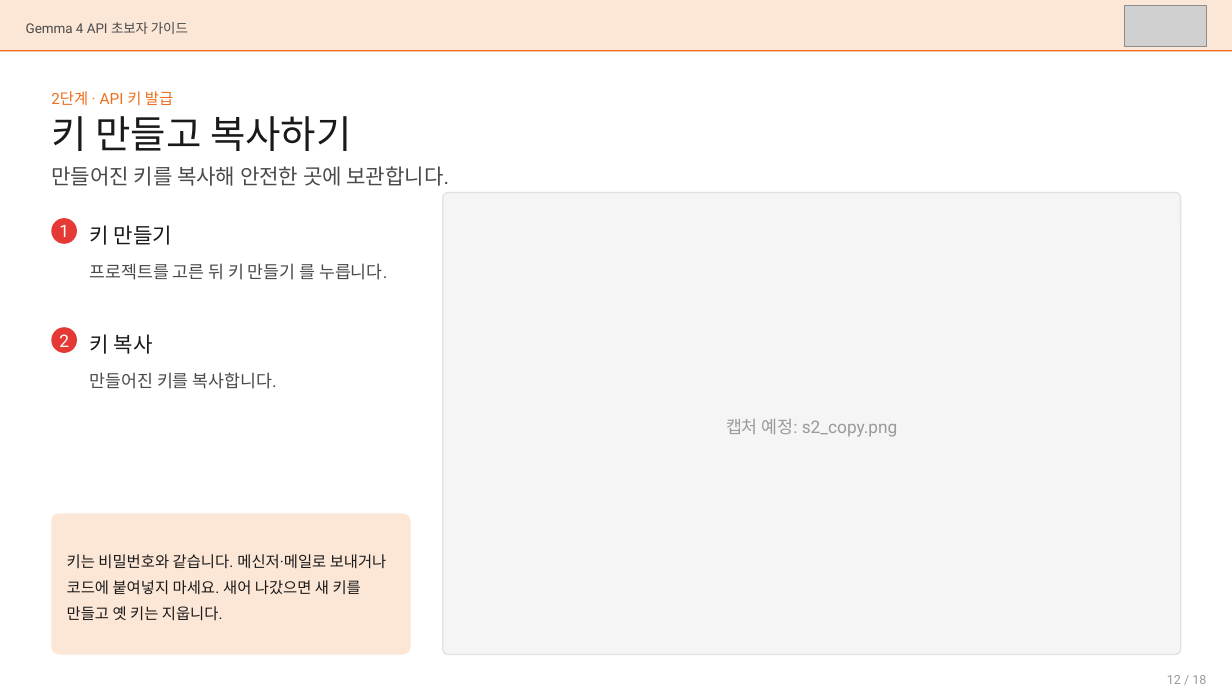
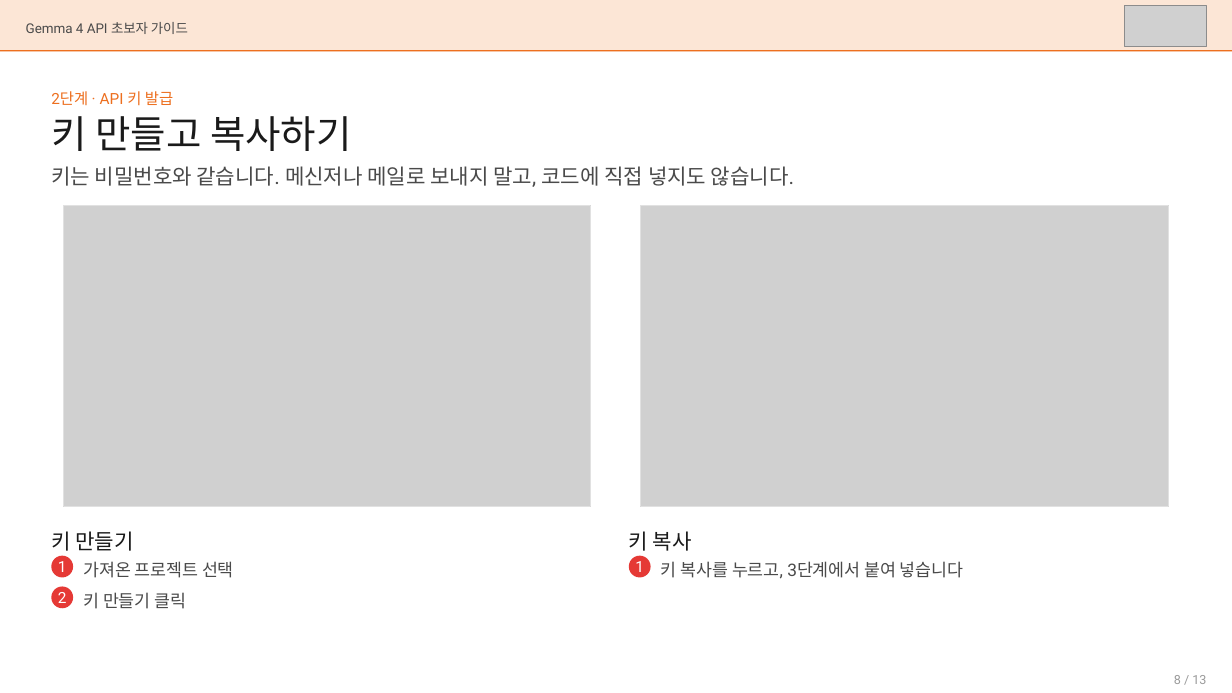
Before and after one commit to mulgae-life/ai-infra, a slide deck: slide 8 of agent-guide/docs/Gemma4_API_초보자_가이드.pptx (slide 12 before the commit). Drawn at 1232x693 pixels with LibreOffice and Linux fonts; fonts in the diff are those of the drawing; grey boxes stand for pictures. Boxes give left, top, right and bottom in pixels: in the first picture for what was removed or moved away, otherwise in the second. Text is boxed around its words. In the diff, an @@ line names an element or a change of style, - is before the commit and + after.

```diff
--- a/agent-guide/docs/Gemma4_API_초보자_가이드.pptx
+++ b/agent-guide/docs/Gemma4_API_초보자_가이드.pptx
@@ text at <box>51,166,794,187</box>: text changed @@
-만들어진 키를 복사해 안전한 곳에 보관합니다.
+키는 비밀번호와 같습니다. 메신저나 메일로 보내지 말고, 코드에 직접 넣지도 않습니다.
@@ picture added at <box>64,205,591,506</box> @@
@@ rectangle added at <box>64,205,591,506</box>, outline #E1E1E1 1 pt @@
@@ rounded rectangle removed at <box>443,192,1181,654</box> @@
@@ picture added at <box>641,205,1169,506</box> @@
@@ rectangle added at <box>641,205,1169,506</box>, outline #E1E1E1 1 pt @@
@@ text removed at <box>90,263,387,280</box> @@
-프로젝트를 고른 뒤 키 만들기 를 누릅니다.
@@ text removed at <box>90,372,277,389</box> @@
-만들어진 키를 복사합니다.
@@ text removed at <box>726,419,898,437</box> @@
-캡처 예정: s2_copy.png
@@ text "키 만들기": place and size @@
-text "키 만들기" at <box>90,225,172,245</box>
+text "키 만들기" at <box>51,531,133,551</box>
@@ text "키 만들기" at <box>51,531,133,551</box>: vertical alignment middle to top @@
@@ rounded rectangle removed at <box>52,514,411,655</box> @@
@@ text "키 복사" at <box>629,531,692,551</box>: vertical alignment middle to top @@
@@ text "키 복사": place and size @@
-text "키 복사" at <box>90,334,153,354</box>
+text "키 복사" at <box>629,531,692,551</box>
@@ text "1": place and size @@
-text "1" at <box>59,225,69,237</box>
+text "1" at <box>58,561,67,577</box>
@@ text "1" at <box>58,561,67,577</box>: size 13.5 to 12 pt @@
@@ ellipse: place and size @@
-ellipse at <box>52,218,78,244</box>
+ellipse at <box>52,555,74,578</box>
@@ text removed at <box>67,554,387,621</box> @@
-키는 비밀번호와 같습니다. 메신저·메일로 보내거나 코드에 붙여넣지 마세요. 새어 나갔으면 새 키를 만들고 옛 키는 지웁니다.
@@ text added at <box>83,561,234,578</box>, 13.5 pt, text #4A4A4A @@
+가져온 프로젝트 선택
@@ ellipse added at <box>629,555,652,578</box>, fill #E53935 @@
@@ text added at <box>635,561,644,577</box>, 12 pt, text #FFFFFF @@
+1
@@ text added at <box>661,561,964,579</box>, 13.5 pt, text #4A4A4A @@
+키 복사를 누르고, 3단계에서 붙여 넣습니다
@@ text "2" at <box>58,592,67,603</box>: size 13.5 to 12 pt @@
@@ text "2": place and size @@
-text "2" at <box>59,334,69,347</box>
+text "2" at <box>58,592,67,603</box>
@@ ellipse: place and size @@
-ellipse at <box>52,327,78,353</box>
+ellipse at <box>52,587,74,609</box>
@@ text added at <box>83,592,187,609</box>, 13.5 pt, text #4A4A4A @@
+키 만들기 클릭
@@ text at <box>1174,675,1206,684</box>: text changed @@
-12 / 18
+8 / 13
```
Also in this commit, not shown: 10 other slides changed, 2 slides added, 7 slides removed, 1 other file.
